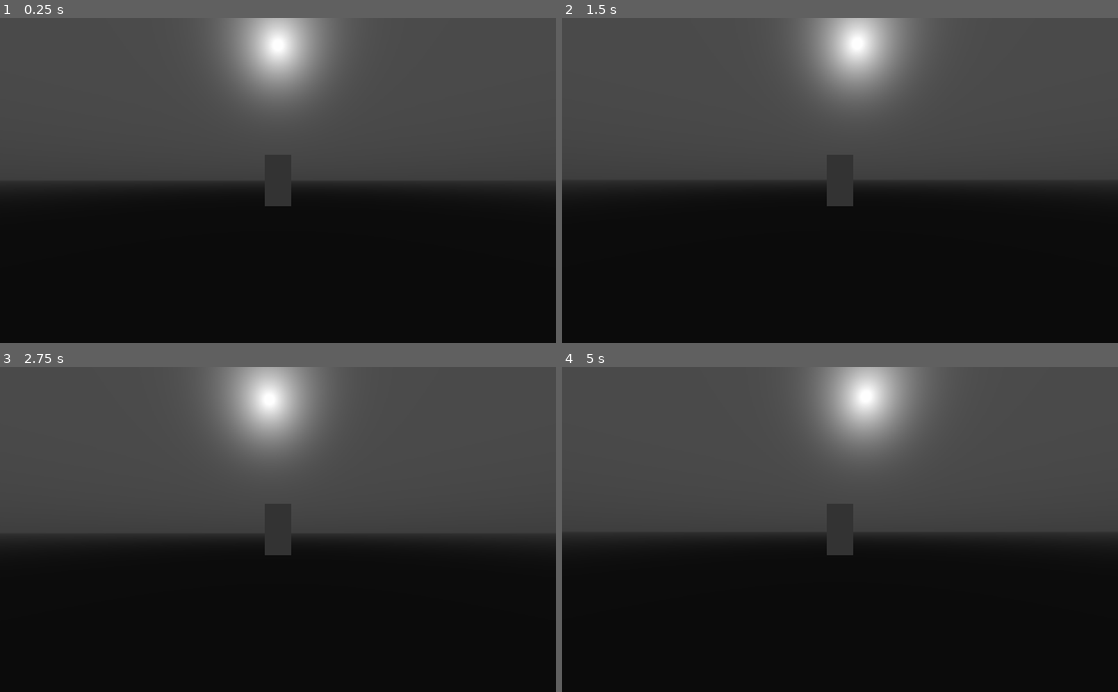
Above: before the commit, frames 1-4 (two rows, left to right).
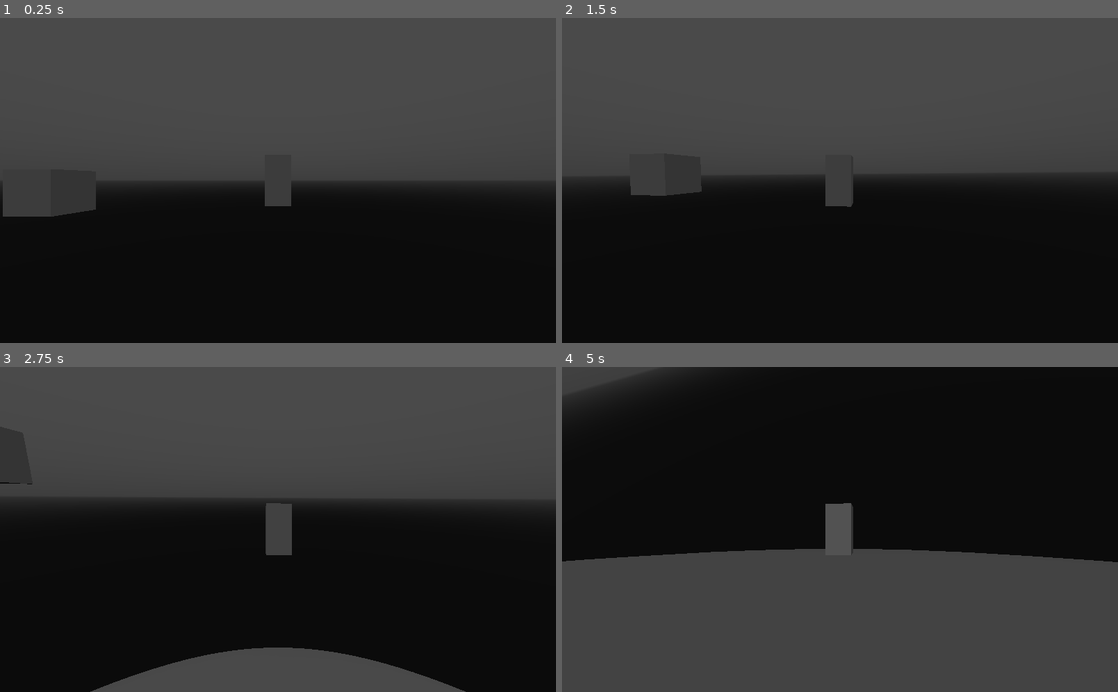
Above: after the commit, the same moments.

Repository: Alkamist/SpaceGameGodot
Game: Godot game, scene res://TestScene.tscn
The game is run twice, just before and just after one commit, with the same random seed, the same clock (stepped at 60 frames per second) and the same inputs.
Inputs (mouse positions are in pixels of both pictures, inside the frame that each line leads up to):
- Up to frame 1 (0.25 s): no input
- Up to frame 2 (1.5 s): move the mouse to (867, 180) at 0.52 s; hold Space (jump) 0.53-1.28 s; hold W (move_forward) from 0.53 s (still down); tap Enter at 1.25 s; move the mouse to (812, 180) at 1.27 s; tap Space (jump) at 1.35 s
- Up to frame 3 (2.75 s): keep holding W (move_forward); tap Space (jump) at 1.52, 1.82 s; move the mouse to (289, 523) at 2.02 s; hold Space (jump) from 2.03 s (still down)
- Up to frame 4 (5 s): keep holding W (move_forward); move the mouse to (834, 536) at 2.77 s; release Space (jump) at 2.78 s; tap Space (jump) at 2.85, 3.02, 3.32, 4.35, 4.52, 4.82 s; move the mouse to (878, 532) at 3.52 s; hold Space (jump) 3.53-4.28 s; move the mouse to (795, 526) at 4.27 s

The runs differ from the first frame. In frame 1, 6.2% of the frame differs, in the area x 0-61%, y 0-62%; in frame 2, 5.7%; in frame 3, 23%; in frame 4, 94%, in the area x 0-100%, y 0-100%.

Commit message:
Trying out physics bodies for movement instead of kinematic.

Diff:
--- a/Character.tscn
+++ b/Character.tscn
@@ -1,5 +1,6 @@
-[gd_scene load_steps=4 format=2]
+[gd_scene load_steps=5 format=2]
 
+[ext_resource path="res://CharacterBody.gd" type="Script" id=1]
 [ext_resource path="res://CharacterController.gd" type="Script" id=2]
 
 [sub_resource type="CubeMesh" id=1]
@@ -8,20 +9,25 @@
 [sub_resource type="BoxShape" id=2]
 extents = Vector3( 0.5, 1, 0.5 )
 
-[node name="Body" type="KinematicBody"]
+[node name="Character" type="Spatial"]
 script = ExtResource( 2 )
 
-[node name="Head" type="Spatial" parent="."]
+[node name="Smoothing" type="Spatial" parent="."]
 
-[node name="Camera" type="Camera" parent="Head"]
-transform = Transform( 1, 0, 0, 0, 1, 0, 0, 0, 1, 0, 0, 8 )
+[node name="Head" type="Spatial" parent="Smoothing"]
+
+[node name="Camera" type="Camera" parent="Smoothing/Head"]
+transform = Transform( -1, 0, -3.25841e-07, 0, 1, 0, 3.25841e-07, 0, -1, 0, 0, -8 )
 current = true
 fov = 80.0
 far = 8192.0
 
-[node name="MeshInstance" type="MeshInstance" parent="."]
+[node name="Body" type="RigidBody" parent="."]
+script = ExtResource( 1 )
+
+[node name="MeshInstance" type="MeshInstance" parent="Body"]
 mesh = SubResource( 1 )
 material/0 = null
 
-[node name="CollisionShape" type="CollisionShape" parent="."]
+[node name="CollisionShape" type="CollisionShape" parent="Body"]
 shape = SubResource( 2 )
--- /dev/null
+++ b/CharacterBody.gd
@@ -0,0 +1,24 @@
+extends PhysicsBody
+class_name CharacterBody
+
+
+var up_normal := Vector3.UP
+var look_direction := Vector3(0.0, 0.0, 1.0)
+var gravity := Vector3.ZERO
+var forward_movement := 0.0
+var strafe_movement := 0.0
+
+
+func _integrate_forces(state: PhysicsDirectBodyState) -> void:
+    state.add_central_force(gravity)
+
+    if forward_movement != 0.0 or strafe_movement != 0.0:
+        var forward: Vector3 = look_direction.normalized()
+        var sideways: Vector3 = look_direction.cross(up_normal).normalized()
+        var movement_direction: Vector3 = (forward * forward_movement + sideways * strafe_movement).normalized()
+        state.add_central_force(movement_direction * 50.0)
+
+    var angle_to_up: float = transform.basis.y.angle_to(up_normal)
+    if angle_to_up > 0.0:
+        var rotation_axis: Vector3 = transform.basis.y.cross(up_normal).normalized()
+        state.set_angular_velocity(rotation_axis * angle_to_up / state.get_step())
--- a/CharacterController.gd
+++ b/CharacterController.gd
@@ -1,113 +1,37 @@
-extends RelativeMover
+extends Node
 class_name CharacterController
 
 
-export(Vector3) var velocity := Vector3.ZERO
 export(float) var mouse_sensitivity = 1.0
-export(float) var ground_speed := 40.0
-export(float) var ground_acceleration := 1000.0
-export(float) var ground_traction := 1000.0
-export(float) var air_speed := 40.0
-export(float) var air_acceleration := 200.0
-export(float) var air_traction := 3.0
-export(float) var jetpack_speed := 80.0
-export(float) var jetpack_acceleration := 200.0
-export(float) var jump_strength := 50.0
 
-onready var head: Spatial = get_node("Head")
+onready var smoothing: Spatial = get_node("Smoothing")
+onready var head: Spatial = get_node("Smoothing/Head")
+onready var body: PhysicsBody = get_node("Body")
 
-var up_normal := Vector3.UP setget set_up_normal
+var look_rotation: Vector2 = Vector2.ZERO
 
-var is_on_ground := false
-var is_in_atmosphere := false
-var forward_movement := 0.0
-var strafe_movement := 0.0
-var gravity_rotation_weight := 1.0
-var max_move_recursions := 4
-var move_recursions := 0
-
-
-func set_up_normal(value: Vector3) -> void:
-    up_normal = value
-    var angle_to_up: float = transform.basis.y.angle_to(up_normal)
-    if angle_to_up > 0.0:
-        var rotation_axis: Vector3 = transform.basis.y.cross(up_normal).normalized()
-        transform.basis = transform.basis.rotated(rotation_axis, angle_to_up)
-
-
-func horizontal_velocity_movement_addition(target: Vector3, acceleration: float, traction: float) -> Vector3:
-    var movement_plane: Plane = Plane(up_normal, 0.0)
-    var target_in_movement_plane: Vector3 = movement_plane.project(target)
-    var velocity_in_movement_plane: Vector3 = movement_plane.project(velocity)
-    var velocity_and_target_are_in_same_direction: bool = velocity_in_movement_plane.dot(target_in_movement_plane) >= 0.0
-    var modifier: float
-
-    if velocity_and_target_are_in_same_direction \
-    and velocity_in_movement_plane.length() > target_in_movement_plane.length():
-        modifier = traction
-    else:
-        modifier = acceleration
-
-    return velocity_in_movement_plane.move_toward(target_in_movement_plane, modifier) - velocity_in_movement_plane
+func set_look_direction(value: Vector3) -> void: body.look_direction = value
+func get_look_direction() -> Vector3: return body.look_direction
+func set_gravity(value: Vector3) -> void: body.gravity = value
+func get_gravity() -> Vector3: return body.gravity
+func set_up_normal(value: Vector3) -> void: body.up_normal = value
+func get_up_normal() -> Vector3: return body.up_normal
+func set_forward_movement(value: float) -> void: body.forward_movement = value
+func get_forward_movement() -> float: return body.forward_movement
+func set_strafe_movement(value: float) -> void: body.strafe_movement = value
+func get_strafe_movement() -> float: return body.strafe_movement
 
 
 func handle_mouse_looking(mouse_change: Vector2) -> void:
     if mouse_change.length() > 0.0:
-        var horizontal: float = -mouse_change.x * (mouse_sensitivity / 10.0)
-        var vertical: float = -mouse_change.y * (mouse_sensitivity / 10.0)
-
-        transform.basis = transform.basis.rotated(transform.basis.y.normalized(), deg2rad(horizontal))
-        transform = transform.orthonormalized()
-
-        head.rotate_x(deg2rad(vertical))
-        var rotation: Vector3 = head.rotation_degrees
-        rotation.x = clamp(rotation.x, -90.0, 90.0)
-        head.rotation_degrees = rotation
-        head.transform = head.transform.orthonormalized()
-
-
-func handle_horizontal_movement(delta: float, speed: float, acceleration: float, traction: float) -> void:
-    if forward_movement != 0.0 or strafe_movement != 0.0:
-        var forward: Vector3 = -transform.basis.z.normalized()
-        var sideways: Vector3 = transform.basis.x.normalized()
-        var movement_direction: Vector3 = (forward * forward_movement + sideways * strafe_movement).normalized()
-        velocity += horizontal_velocity_movement_addition(
-            movement_direction * speed,
-            acceleration * delta,
-            traction * delta
-        )
-    else:
-        velocity += horizontal_velocity_movement_addition(
-            Vector3.ZERO,
-            traction * delta,
-            traction * delta
-        )
-
-
-func handle_jetpack_movement(delta: float) -> void:
-    var upward_velocity: Vector3 = up_normal * velocity.dot(up_normal)
-    velocity += upward_velocity.move_toward(up_normal * jetpack_speed, jetpack_acceleration * delta) - upward_velocity
-
-
-func check_if_on_ground(tolerance_distance: float) -> void:
-    var collision: KinematicCollision = move_and_collide(-up_normal * tolerance_distance, true, true, true)
-    is_on_ground = collision != null
-
-
-func move(distance: Vector3) -> void:
-    var collision: KinematicCollision = move_and_collide(distance, true, true, false)
-
-    if collision and move_recursions < max_move_recursions:
-        move_recursions += 1
-        velocity = velocity.slide(collision.normal)
-
-        if "is_gravity_source" in collision.collider \
-        and collision.collider.is_gravity_source:
-            set_movement_parent(collision.collider)
-
-        move(collision.remainder.slide(collision.normal))
-    else:
-        move_recursions = 0
+        look_rotation.x -= mouse_change.x * (mouse_sensitivity / 350.0)
+        look_rotation.y += mouse_change.y * (mouse_sensitivity / 350.0)
+        look_rotation.y = clamp(look_rotation.y, deg2rad(-90.0), deg2rad(90.0))
+        head.transform.basis = Basis()
+        head.rotate_object_local(Vector3(0, 1, 0), look_rotation.x)
+        head.rotate_object_local(Vector3(1, 0, 0), look_rotation.y)
+        head.transform.basis = head.transform.basis.orthonormalized()
+        set_look_direction(Plane(get_up_normal(), 0.0).project(head.global_transform.basis.z.normalized()))
 
 
 func _ready() -> void:
@@ -122,31 +46,11 @@
 
 
 func _process(_delta: float) -> void:
-    forward_movement = Input.get_action_strength("move_forward") - Input.get_action_strength("move_backward")
-    strafe_movement = Input.get_action_strength("move_right") - Input.get_action_strength("move_left")
+    smoothing.transform.origin = body.transform.origin
+    var angle_to_up: float = smoothing.transform.basis.y.angle_to(get_up_normal())
+    if angle_to_up > 0.0:
+        var rotation_axis: Vector3 = smoothing.transform.basis.y.cross(get_up_normal()).normalized()
+        smoothing.transform.basis = smoothing.transform.basis.rotated(rotation_axis, angle_to_up)
 
-
-func _physics_process(delta: float) -> void:
-    ._physics_process(delta)
-
-    if movement_parent != null:
-        #velocity = movement_parent_relative_quat.xform(velocity)
-        set_up_normal(transform.origin.normalized())
-
-    check_if_on_ground(0.2)
-
-    if is_on_ground:
-        if Input.is_action_just_pressed("jump"):
-            velocity += up_normal * jump_strength
-
-        handle_horizontal_movement(delta, ground_speed, ground_acceleration, ground_traction)
-    else:
-        if Input.is_action_pressed("jump"):
-            handle_jetpack_movement(delta)
-
-        handle_horizontal_movement(delta, air_speed, air_acceleration, air_traction if is_in_atmosphere else 0.0)
-
-    if movement_parent != null:
-        move(movement_parent.transform.basis.xform(velocity) * delta)
-    else:
-        move(velocity * delta)
+    set_forward_movement(Input.get_action_strength("move_forward") - Input.get_action_strength("move_backward"))
+    set_strafe_movement(Input.get_action_strength("move_right") - Input.get_action_strength("move_left"))
--- a/GravitySource.gd
+++ b/GravitySource.gd
@@ -1,27 +1,16 @@
-extends KinematicBody
+extends RigidBody
 class_name GravitySource
 
 
-export(Vector3) var velocity := Vector3.ZERO
 export(Vector3) var spin := Vector3.ZERO
 export(float) var gravity_strength = 9.81
 export(float) var source_radius = 200.0
 export(float) var full_gravity_distance = 500.0
 export(float) var fading_gravity_distance = 500.0
 
-var is_gravity_source := true
+var gravity := Vector3.ZERO
 
 
-func _physics_process(delta: float) -> void:
-    #var collision: KinematicCollision = body.move_and_collide(velocity * delta, true, true, true)
-    #if collision:
-    #    if "is_gravity_source" in collision.collider \
-    #    and collision.collider.is_gravity_source:
-    #        velocity = Vector3.ZERO
-
-    if velocity != Vector3.ZERO:
-        transform.origin += velocity * delta
-
-    if spin != Vector3.ZERO:
-        rotate(spin.normalized(), spin.length() * delta)
-        transform = transform.orthonormalized()
+func _integrate_forces(state: PhysicsDirectBodyState) -> void:
+    state.add_central_force(gravity)
+    state.set_angular_velocity(spin)
--- a/GravitySystem.gd
+++ b/GravitySystem.gd
@@ -11,14 +11,15 @@
     targets.clear()
 
     for child in get_children():
-        targets.append(child)
+        if child.has_node("Body"):
+            targets.append(child.get_node("Body"))
 
     for target in targets:
-        if "is_gravity_source" in target and target.is_gravity_source:
+        if "gravity_strength" in target:
             sources.append(target)
 
 
-func apply_gravity(delta: float, source: GravitySource, target) -> void:
+func apply_gravity(source: GravitySource, target) -> void:
     var source_position: Vector3 = source.global_transform.origin
     var target_position: Vector3 = target.global_transform.origin
     var gravity_vector: Vector3 = (source_position - target_position)
@@ -36,7 +37,10 @@
         else:
             gravity_intensity = source.gravity_strength
 
-        target.velocity += gravity_direction * gravity_intensity * delta
+        target.gravity += gravity_direction * gravity_intensity
+
+        if "up_normal" in target:
+            target.up_normal = -gravity_direction
 
         #if "is_in_atmosphere" in target:
         #    target.is_in_atmosphere = distance_from_full_gravity <= 0.0
@@ -46,7 +50,10 @@
     update_targets_and_sources()
 
 
-func _physics_process(delta: float) -> void:
+func _physics_process(_delta: float) -> void:
+    for target in targets:
+        target.gravity = Vector3.ZERO
+
     for source in sources:
         for target in targets:
-            apply_gravity(delta, source, target)
+            apply_gravity(source, target)
--- a/RelativeMover.gd
+++ /dev/null
@@ -1,53 +0,0 @@
-extends KinematicBody
-class_name RelativeMover
-
-
-var movement_parent: Spatial setget set_movement_parent
-var previous_movement_parent: Spatial
-
-var movement_parent_current_transform := Transform()
-var movement_parent_previous_transform := Transform()
-var movement_parent_relative_quat := Quat()
-
-signal movement_parent_changed
-
-
-func set_movement_parent(value: Spatial) -> void:
-    previous_movement_parent = movement_parent
-    movement_parent = value
-
-    if movement_parent != previous_movement_parent:
-        if movement_parent != null:
-            movement_parent_current_transform = movement_parent.transform
-            movement_parent_previous_transform = movement_parent.transform
-            movement_parent_relative_quat = Quat()
-
-            var global_origin: Vector3 = global_transform.origin
-
-            get_parent().remove_child(self)
-            movement_parent.add_child(self)
-
-            transform.origin = movement_parent.to_local(global_origin)
-            transform.basis *= movement_parent.transform.basis.inverse()
-#        else:
-#            movement_parent_current_transform = Transform()
-#            movement_parent_previous_transform = Transform()
-#            movement_parent_relative_quat = Quat()
-#
-#            var global_origin: Vector3 = global_transform.origin
-#
-#            get_parent().remove_child(self)
-#            previous_movement_parent.get_parent().add_child(self)
-#
-#            transform.origin = global_origin
-#            transform.basis *= previous_movement_parent.transform.basis
-
-        emit_signal("movement_parent_changed")
-
-
-func _physics_process(_delta: float) -> void:
-    if movement_parent:
-        movement_parent_previous_transform = movement_parent_current_transform
-        movement_parent_current_transform = movement_parent.transform
-        movement_parent_relative_quat = movement_parent_current_transform.basis.get_rotation_quat() \
-            * movement_parent_previous_transform.basis.get_rotation_quat().inverse()
--- a/TestScene.tscn
+++ b/TestScene.tscn
@@ -14,41 +14,58 @@
 background_mode = 2
 background_sky = SubResource( 1 )
 
-[sub_resource type="SpatialMaterial" id=4]
-albedo_color = Color( 0.0196078, 0.992157, 0.0352941, 1 )
+[sub_resource type="CubeMesh" id=5]
 
-[sub_resource type="SphereMesh" id=5]
-material = SubResource( 4 )
-radial_segments = 128
-rings = 64
+[sub_resource type="SphereMesh" id=3]
+radial_segments = 256
+rings = 128
 
-[sub_resource type="SphereShape" id=6]
-radius = 100.0
+[sub_resource type="SphereShape" id=4]
+radius = 500.0
 
 [node name="TestScene" type="Spatial"]
 
 [node name="WorldEnvironment" type="WorldEnvironment" parent="."]
 environment = SubResource( 2 )
 
-[node name="Camera" type="Camera" parent="."]
-transform = Transform( 1, 0, 0, 0, -1.62921e-07, 1, 0, -1, -1.62921e-07, 0, 10, 0 )
-far = 8192.0
+[node name="MeshInstance" type="MeshInstance" parent="."]
+transform = Transform( 100, 0, 0, 0, 100, 0, 0, 0, 100, 0, 818.62, -1098.27 )
+mesh = SubResource( 5 )
+material/0 = null
+
+[node name="MeshInstance2" type="MeshInstance" parent="."]
+transform = Transform( 100, 0, 0, 0, 100, 0, 0, 0, 100, -1104.87, 818.62, 249.917 )
+mesh = SubResource( 5 )
+material/0 = null
+
+[node name="MeshInstance3" type="MeshInstance" parent="."]
+transform = Transform( 100, 0, 0, 0, 100, 0, 0, 0, 100, -353.542, -1645.81, 249.917 )
+mesh = SubResource( 5 )
+material/0 = null
+
+[node name="MeshInstance4" type="MeshInstance" parent="."]
+transform = Transform( 100, 0, 0, 0, 100, 0, 0, 0, 100, 1051.81, 719.656, 903.785 )
+mesh = SubResource( 5 )
+material/0 = null
 
 [node name="GravitySystem" type="Spatial" parent="."]
 script = ExtResource( 2 )
 
 [node name="Character" parent="GravitySystem" instance=ExtResource( 1 )]
-transform = Transform( 1, 0, 0, 0, 1, 0, 0, 0, 1, 0, 148.681, 0 )
+transform = Transform( 1, 0, 0, 0, 1, 0, 0, 0, 1, 0, 773.198, 0 )
 
-[node name="Planet1" type="KinematicBody" parent="GravitySystem"]
-transform = Transform( -1, 0, 3.25841e-07, 0, 1, 0, -3.25841e-07, 0, -1, 0, 0, 0 )
+[node name="Planet1" type="Spatial" parent="GravitySystem"]
+
+[node name="Body" type="RigidBody" parent="GravitySystem/Planet1"]
+mass = 500.0
 script = ExtResource( 5 )
+spin = Vector3( 0, 0.03, 0 )
 gravity_strength = 60.0
 
-[node name="MeshInstance" type="MeshInstance" parent="GravitySystem/Planet1"]
-transform = Transform( 100, 0, 0, 0, 100, 0, 0, 0, 100, 0, 0, 0 )
-mesh = SubResource( 5 )
+[node name="MeshInstance" type="MeshInstance" parent="GravitySystem/Planet1/Body"]
+transform = Transform( 500, 0, 0, 0, 500, 0, 0, 0, 500, 0, 0, 0 )
+mesh = SubResource( 3 )
 material/0 = null
 
-[node name="CollisionShape" type="CollisionShape" parent="GravitySystem/Planet1"]
-shape = SubResource( 6 )
+[node name="CollisionShape" type="CollisionShape" parent="GravitySystem/Planet1/Body"]
+shape = SubResource( 4 )
--- a/project.godot
+++ b/project.godot
@@ -9,7 +9,7 @@
 config_version=4
 
 _global_script_classes=[ {
-"base": "RelativeMover",
+"base": "PhysicsBody",
 "class": "CharacterController",
 "language": "GDScript",
 "path": "res://CharacterController.gd"
@@ -23,17 +23,11 @@
 "class": "GravitySystem",
 "language": "GDScript",
 "path": "res://GravitySystem.gd"
-}, {
-"base": "KinematicBody",
-"class": "RelativeMover",
-"language": "GDScript",
-"path": "res://RelativeMover.gd"
 } ]
 _global_script_class_icons={
 "CharacterController": "",
 "GravitySource": "",
-"GravitySystem": "",
-"RelativeMover": ""
+"GravitySystem": ""
 }
 
 [application]
@@ -81,7 +75,10 @@
 
 [physics]
 
-common/physics_fps=144
+3d/default_gravity=0.0
+3d/default_gravity_vector=Vector3( 0, 0, 0 )
+3d/default_linear_damp=0.0
+3d/default_angular_damp=0.0
 
 [rendering]
 
